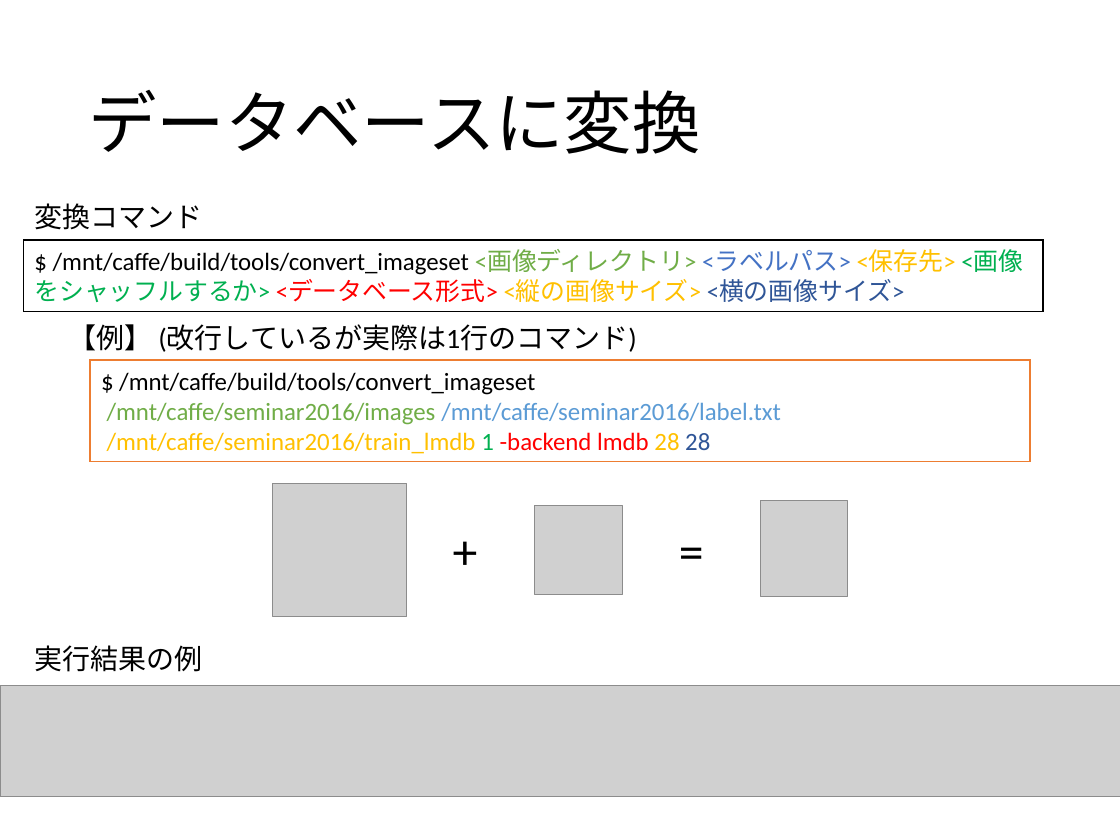
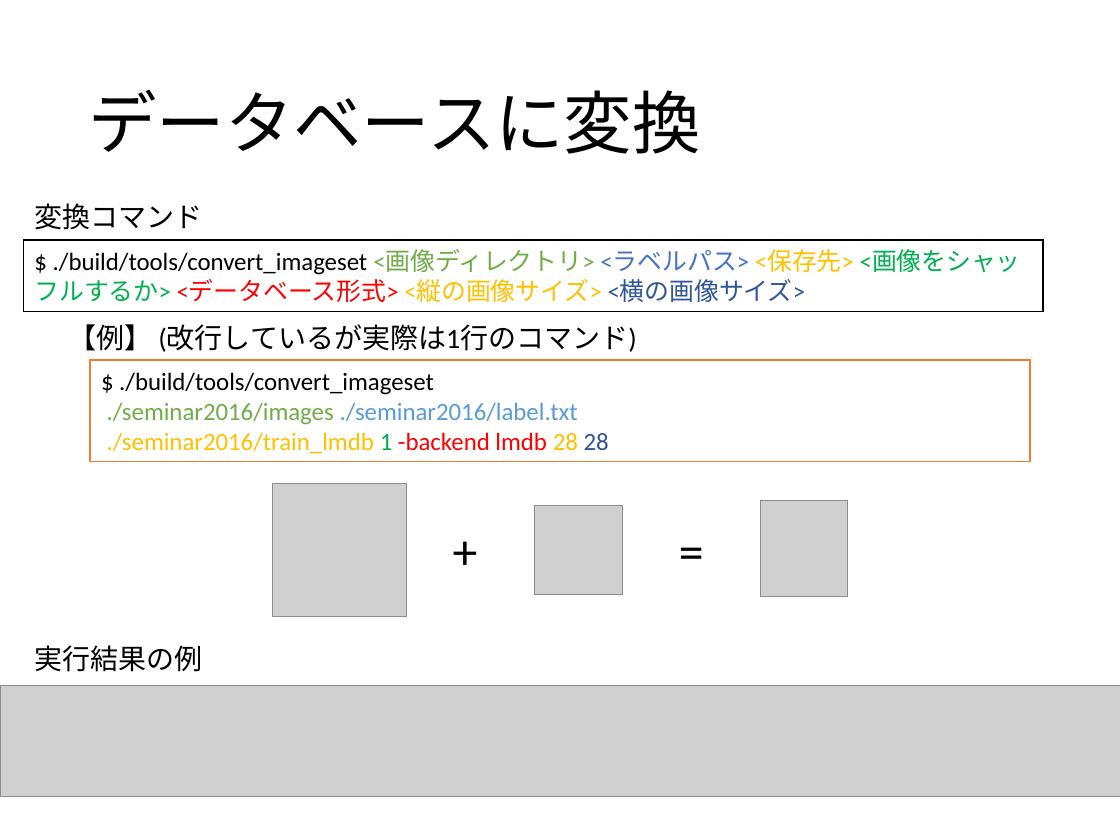
Before and after one commit to hara-lab-mizofumi/Seminar2016, a slide deck: slide 19 of 3-Caffe向けの自作データセットの作成.pptx. Drawn at 1120x840 pixels with LibreOffice and Linux fonts; fonts in the diff are those of the drawing; grey boxes stand for pictures. Boxes give left, top, right and bottom in pixels: in the first picture for what was removed or moved away, otherwise in the second. Text is boxed around its words. In the diff, an @@ line names an element or a change of style, - is before the commit and + after.

Commit message:
Fix
データベース変換が出来ない部分を修正（絶対パスを相対パスにした）

```diff
--- a/3-Caffe向けの自作データセットの作成.pptx
+++ b/3-Caffe向けの自作データセットの作成.pptx
@@ text in rectangle at [34,249,1021,302]: text changed @@
-$ /mnt/caffe/build/tools/convert_imageset <画像ディレクトリ> <ラベルパス> <保存先> <画像をシャッフルするか> <データベース形式> <縦の画像サイズ> <横の画像サイズ>
+$ ./build/tools/convert_imageset <画像ディレクトリ> <ラベルパス> <保存先> <画像をシャッフルするか> <データベース形式> <縦の画像サイズ> <横の画像サイズ>
@@ text in rectangle at [107,372,609,454]: text changed @@
-$ /mnt/caffe/build/tools/convert_imageset
-/mnt/caffe/seminar2016/images /mnt/caffe/seminar2016/label.txt
-/mnt/caffe/seminar2016/train_lmdb 1 -backend lmdb 28 28
+$ ./build/tools/convert_imageset
+./seminar2016/images ./seminar2016/label.txt
+./seminar2016/train_lmdb 1 -backend lmdb 28 28
```
Also in this commit, not shown: 1 other slide changed.
